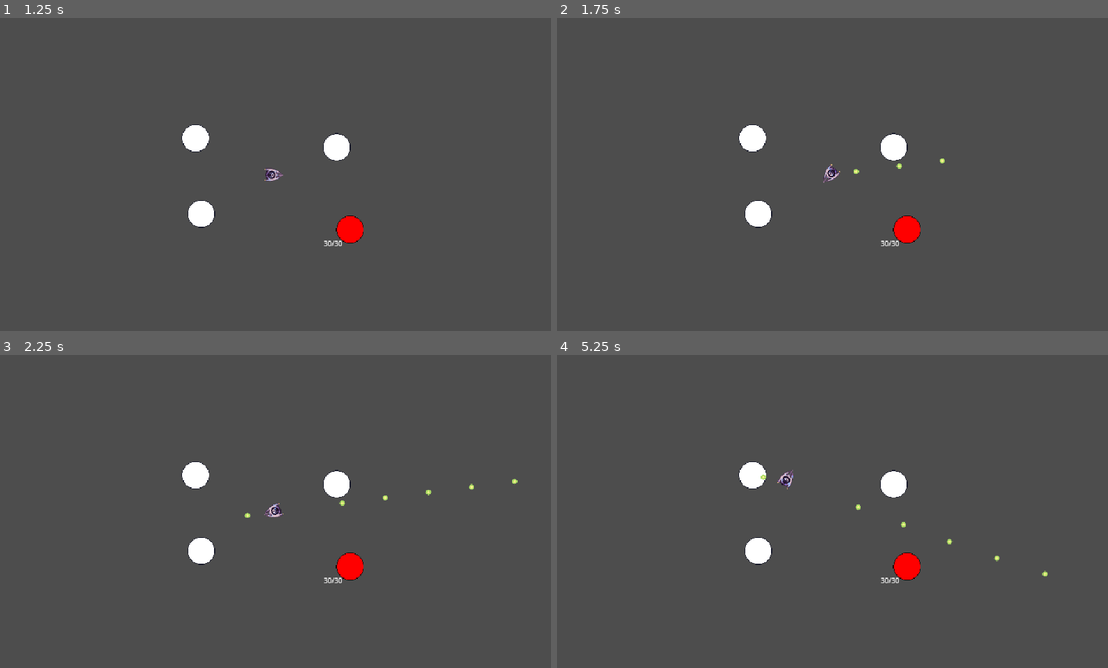
Above: before the commit, frames 1-4 (two rows, left to right).
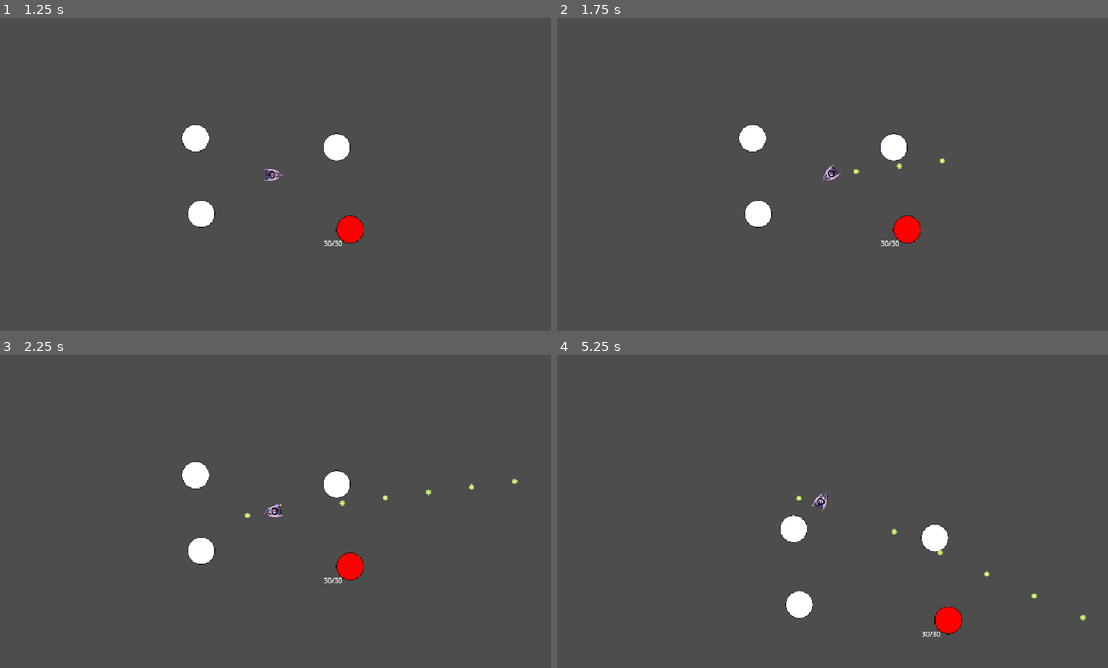
Above: after the commit, the same moments.

Repository: Yoshiip/boss-rush-jam-2024
Game: Godot game, scene res://levels/menu/menu.tscn
The game is run twice, just before and just after one commit, with the same random seed, the same clock (stepped at 60 frames per second) and the same inputs.
Inputs (mouse positions are in pixels of both pictures, inside the frame that each line leads up to):
- Up to frame 1 (1.25 s): click "Play" at 0.5 s
- Up to frame 2 (1.75 s): tap Enter at 1.25 s; move the mouse to (953, 158) at 1.27 s; hold D (steer_right) from 1.28 s (still down); hold Space (fire) from 1.28 s (still down)
- Up to frame 3 (2.25 s): move the mouse to (159, 527) at 2.02 s; release D (steer_right) at 2.03 s; release Space (fire) at 2.03 s; hold A (steer_left) from 2.03 s (still down); tap Space (fire) at 2.1 s
- Up to frame 4 (5.25 s): move the mouse to (887, 442) at 2.77 s; release A (steer_left) at 2.78 s; hold D (steer_right) 2.78-3.53 s; hold Space (fire) 2.78-3.53 s; move the mouse to (804, 574) at 3.52 s; hold W (accelerate) 3.53-4.28 s; tap Space (fire) at 3.6, 5.1 s; move the mouse to (997, 558) at 4.27 s; hold Space (fire) 4.28-5.03 s; hold A (steer_left) from 4.28 s (still down); move the mouse to (661, 464) at 5.02 s

Frame 1 is identical in both runs. In frame 2, less than 0.1% of the frame differs, in the area x 48-52%, y 46-53%; in frame 3, less than 0.1%; in frame 4, 3.2%, in the area x 32-96%, y 34-90%.

Commit message:
Added Camera follow

Diff:
--- a/assets/camera/BetterCamera.gd
+++ b/assets/camera/BetterCamera.gd
@@ -1,11 +1,14 @@
 class_name BetterCamera
 extends Camera2D
+@onready var target = $"../Spaceship"
 
 var trauma := 0.0
 
 func _process(delta: float) -> void:
 	offset = Vector2(randf_range(-1.0, 1.0), randf_range(-1.0, 1.0)).normalized() * trauma
 	trauma *= 0.92
+	if target:
+		global_position = lerp(global_position, target.global_position, 0.05)
 
 func add_trauma(amount: float) -> void:
 	trauma += amount
--- a/assets/spaceship/spaceship.gd
+++ b/assets/spaceship/spaceship.gd
@@ -3,8 +3,8 @@
 
 const BULLET = preload("res://assets/bullets/bullet/bullet.tscn")
 
-const ROTATE_SPEED = 290.0
-const ACCELERATION_SPEED = 200.0
+const ROTATE_SPEED = 310.0
+const ACCELERATION_SPEED = 300.0
 const FRICTION_COEFF = 0.75
 
 var acceleration_force := Vector2.ZERO
--- a/levels/orbit/orbit.tscn
+++ b/levels/orbit/orbit.tscn
@@ -6,10 +6,6 @@
 [ext_resource type="PackedScene" uid="uid://dyoyenarx8rc3" path="res://levels/orbit/corrupted_planet/corrupted_planet.tscn" id="3_qq6ph"]
 
 [node name="Orbit" type="Node2D"]
-
-[node name="Camera" type="Camera2D" parent="."]
-zoom = Vector2(0.5, 0.5)
-script = ExtResource("2_rujw1")
 
 [node name="Planet2" parent="." instance=ExtResource("2_7tpxp")]
 position = Vector2(146, -63)
@@ -25,4 +21,8 @@
 [node name="CorruptedPlanet" parent="." instance=ExtResource("3_qq6ph")]
 position = Vector2(177, 126)
 
+[node name="Camera" type="Camera2D" parent="."]
+zoom = Vector2(0.5, 0.5)
+script = ExtResource("2_rujw1")
+
 [editable path="Spaceship"]
